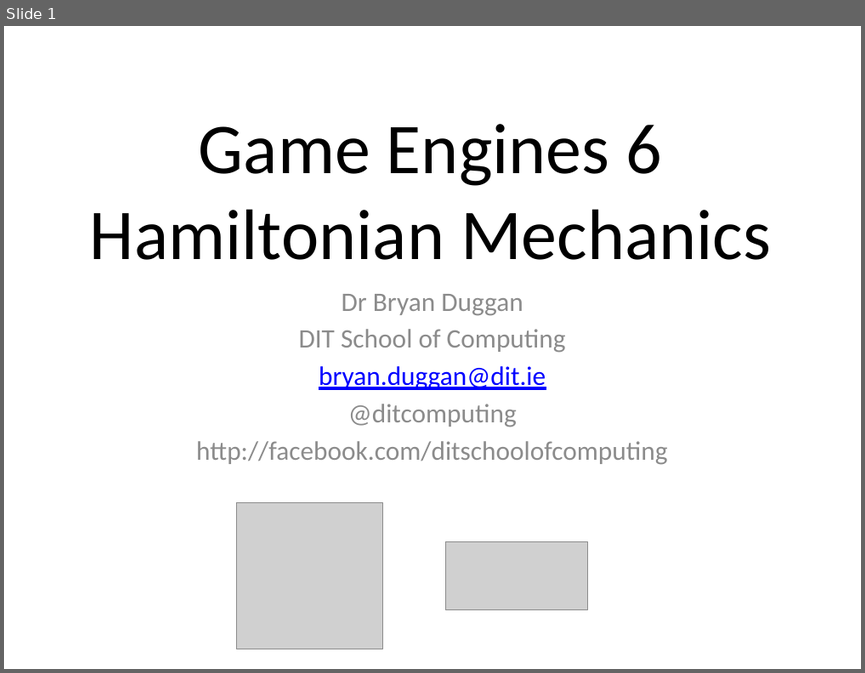
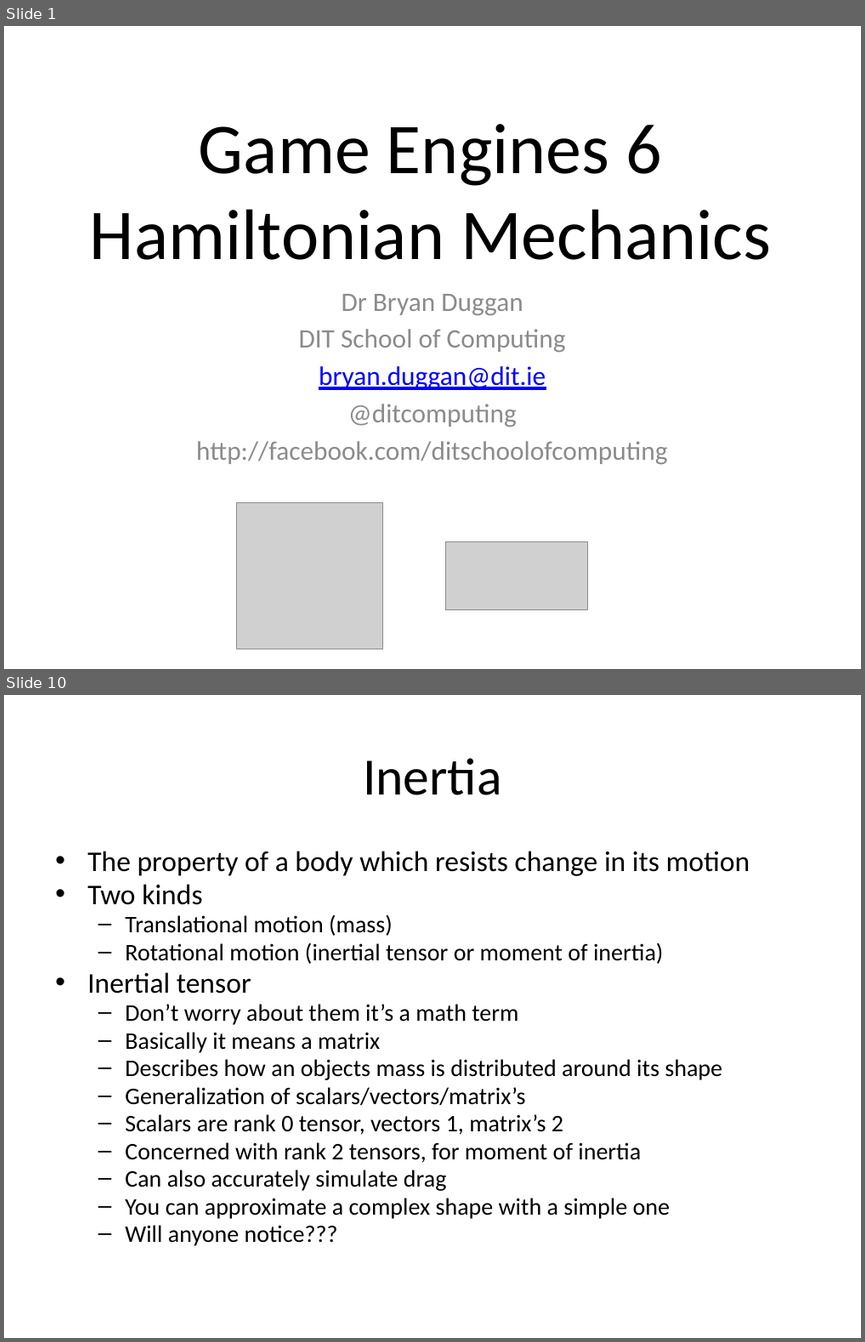
Before and after one commit to skooter500/BGE-V1, a slide deck: Lectures/Game Engines 7.pptx. Shown one above the other, each under a label of ours: slide 1 before the commit, slides 1 and 10 after it; the slides between them are not shown. The pictures are 865x673 and 865x1342 pixels, drawn with LibreOffice and Linux fonts; fonts in the diff are those of the drawing; grey boxes stand for pictures; background and template pictures are left out. Boxes give left, top, right and bottom in pixels: in the first picture for what was removed or moved away, otherwise in the second. Text is boxed around its words. In the diff, an @@ line names an element or a change of style, - is before the commit and + after.

```diff
--- a/Lectures/Game Engines 7.pptx
+++ b/Lectures/Game Engines 7.pptx
@@ slide 10 added at box(4, 695, 861, 1338), background #FFFFFF @@
@@ title added at box(363, 758, 502, 795), 44 pt, text #000000 @@
+Inertia
@@ text added at box(87, 851, 750, 1246), 20 pt, text #000000 @@
+• The property of a body which resists change in its motion
+• Two kinds
+  – Translational motion (mass)
+  – Rotational motion (inertial tensor or moment of inertia)
+• Inertial tensor
+  – Don’t worry about them it’s a math term
+  – Basically it means a matrix
+  – Describes how an objects mass is distributed around its shape
+  – Generalization of scalars/vectors/matrix’s
+  – Scalars are rank 0 tensor, vectors 1, matrix’s 2
+  – Concerned with rank 2 tensors, for moment of inertia
+  – Can also accurately simulate drag
+  – You can approximate a complex shape with a simple one
+  – Will anyone notice???
```
Also in this commit, not shown: 18 other slides added, 1 other file.
